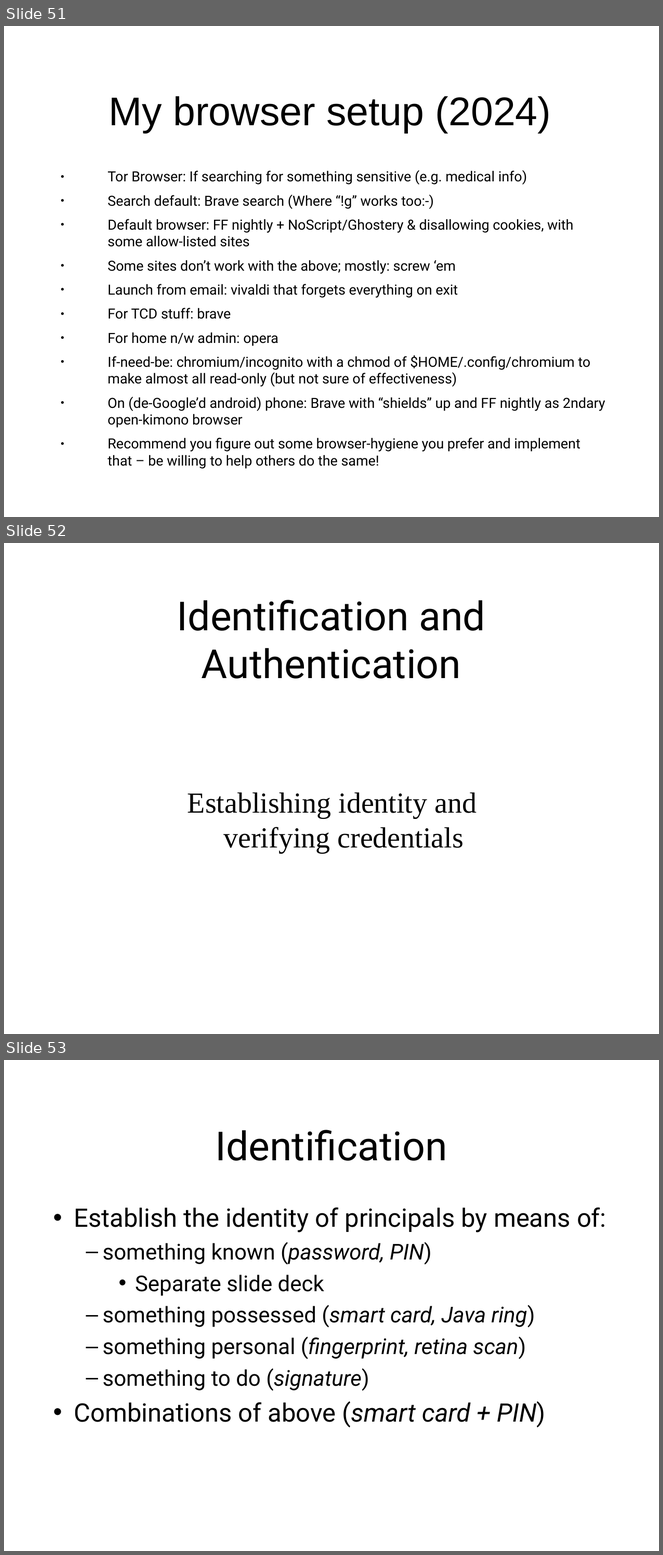
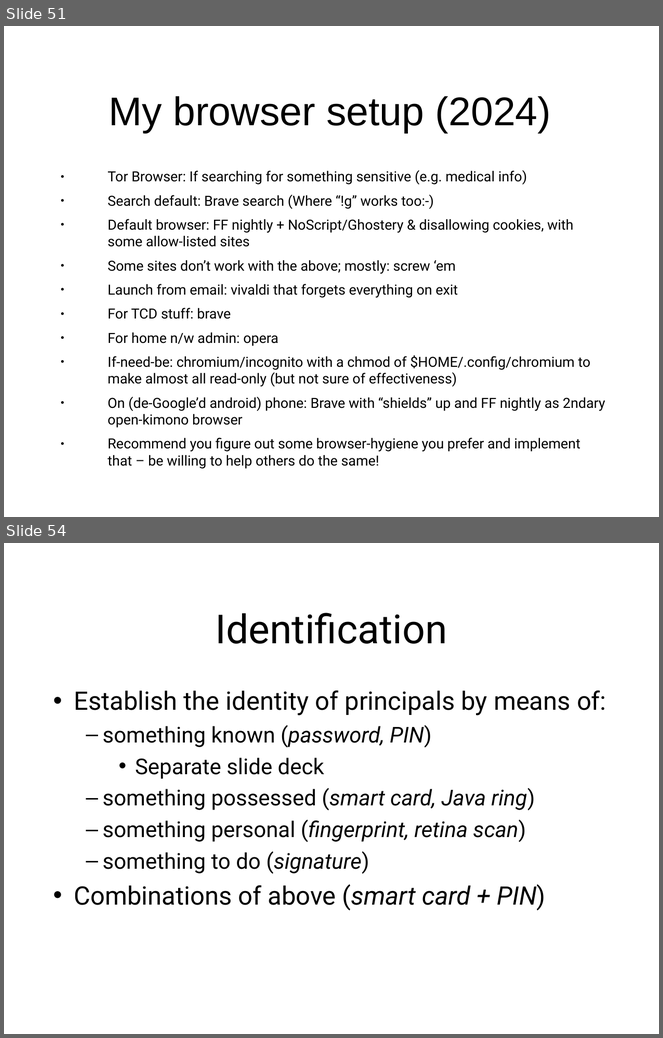
Before and after one commit to sftcd/cs7053, a slide deck: 2024lectures/02-concepts.odp. Shown one above the other, each under a label of ours: slides 51, 52 and 53 before the commit, slides 51 and 54 after it; the slides between them are not shown. The pictures are 663x1555 and 663x1038 pixels, drawn with LibreOffice and Linux fonts; fonts in the diff are those of the drawing. Boxes give left, top, right and bottom in pixels: in the first picture for what was removed or moved away, otherwise in the second. Text is boxed around its words. In the diff, an @@ line names an element or a change of style, - is before the commit and + after.

```diff
--- a/2024lectures/02-concepts.odp
+++ b/2024lectures/02-concepts.odp
@@ slide 52 removed at (4,543,659,1034), background #FFFFFF @@
@@ title removed at (177,600,486,679) @@
-Identification and Authentication
@@ subtitle removed at (188,793,477,853) @@
-Establishing identity and
-verifying credentials
@@ what was slide 53 is now slide 54 @@
```
Also in this commit, not shown: 1 slide changed, 1 slide added, 2 other slides removed, 5 other files.
